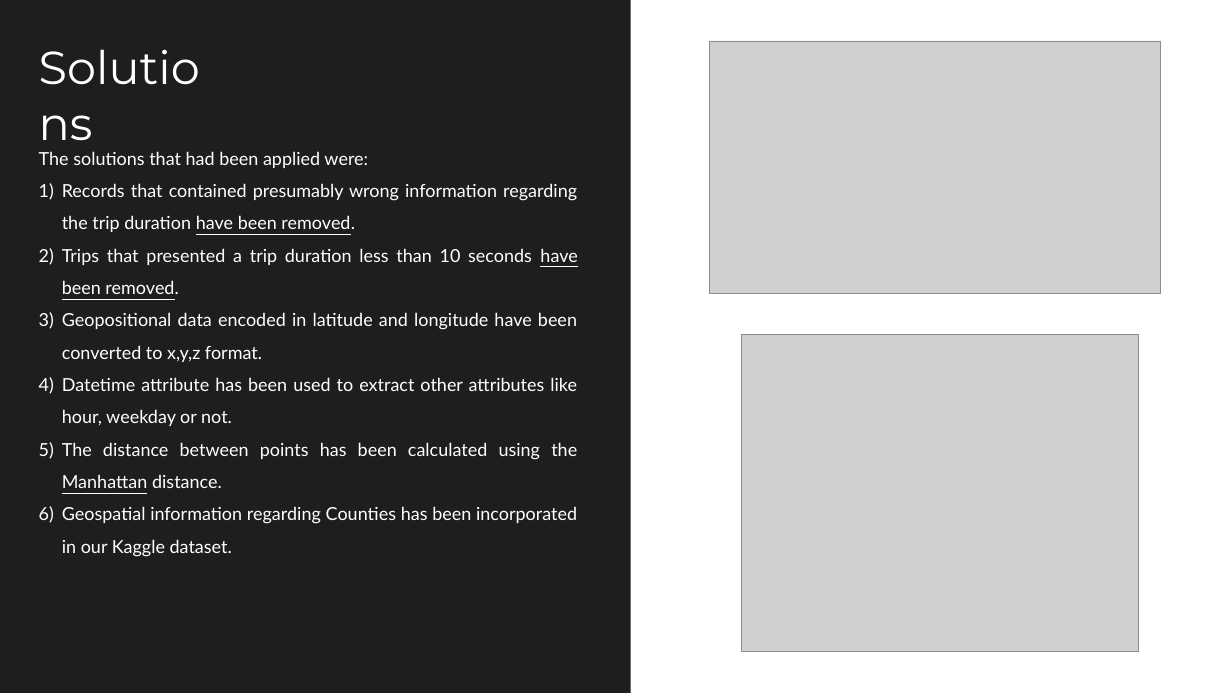
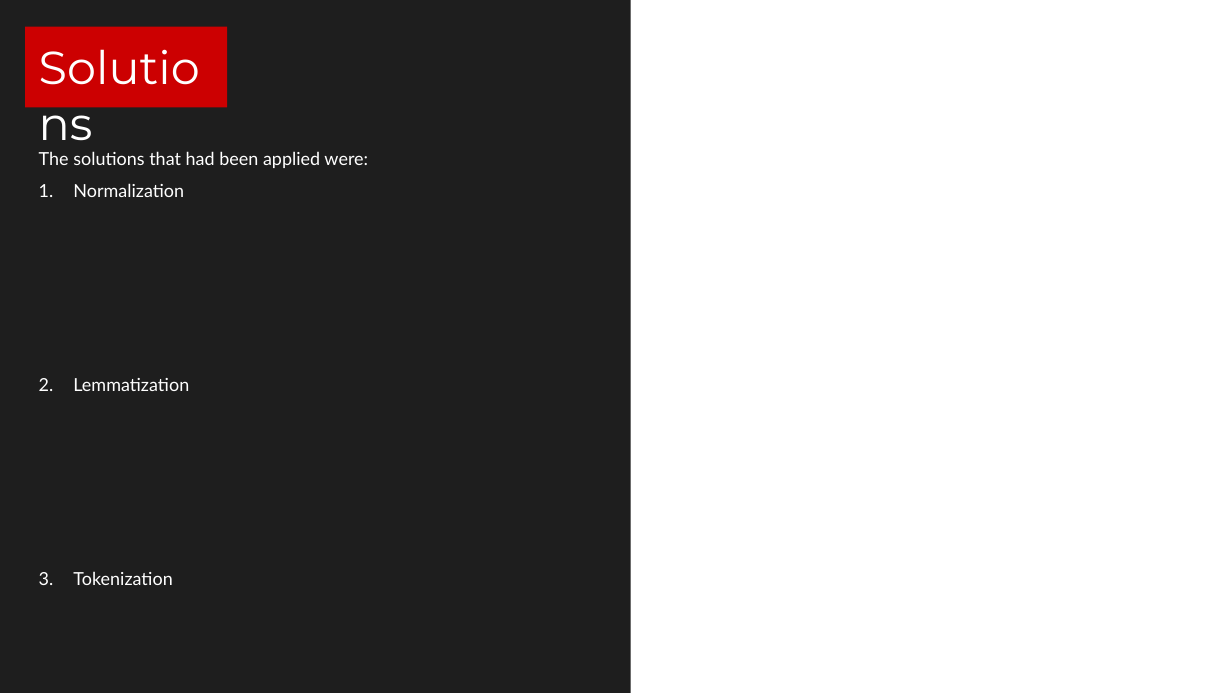
Before and after one commit to federicodeservi/TMS_project, a slide deck: slide 4 of presentation/presentation.pptx. Drawn at 1232x693 pixels with LibreOffice and Linux fonts; fonts in the diff are those of the drawing; grey boxes stand for pictures. Boxes give left, top, right and bottom in pixels: in the first picture for what was removed or moved away, otherwise in the second. Text is boxed around its words. In the diff, an @@ line names an element or a change of style, - is before the commit and + after.

```diff
--- a/presentation/presentation.pptx
+++ b/presentation/presentation.pptx
@@ rectangle added at (x1=25, y1=27, x2=227, y2=107), fill #CC0001 @@
@@ picture removed at (x1=710, y1=41, x2=1162, y2=293) @@
@@ text at (x1=73, y1=183, x2=189, y2=585): text changed @@
-1) Records that contained presumably wrong information regarding the trip duration have been removed.
-2) Trips that presented a trip duration less than 10 seconds have been removed.
-3) Geopositional data encoded in latitude and longitude have been converted to x,y,z format.
-4) Datetime attribute has been used to extract other attributes like hour, weekday or not.
-5) The distance between points has been calculated using the Manhattan distance.
-6) Geospatial information regarding Counties has been incorporated in our Kaggle dataset.
+1. Normalization
+2. Lemmatization
+3. Tokenization
@@ picture removed at (x1=742, y1=335, x2=1140, y2=652) @@
```
Also in this commit, not shown: 9 other slides changed, 2 slides removed, 3 other files.
